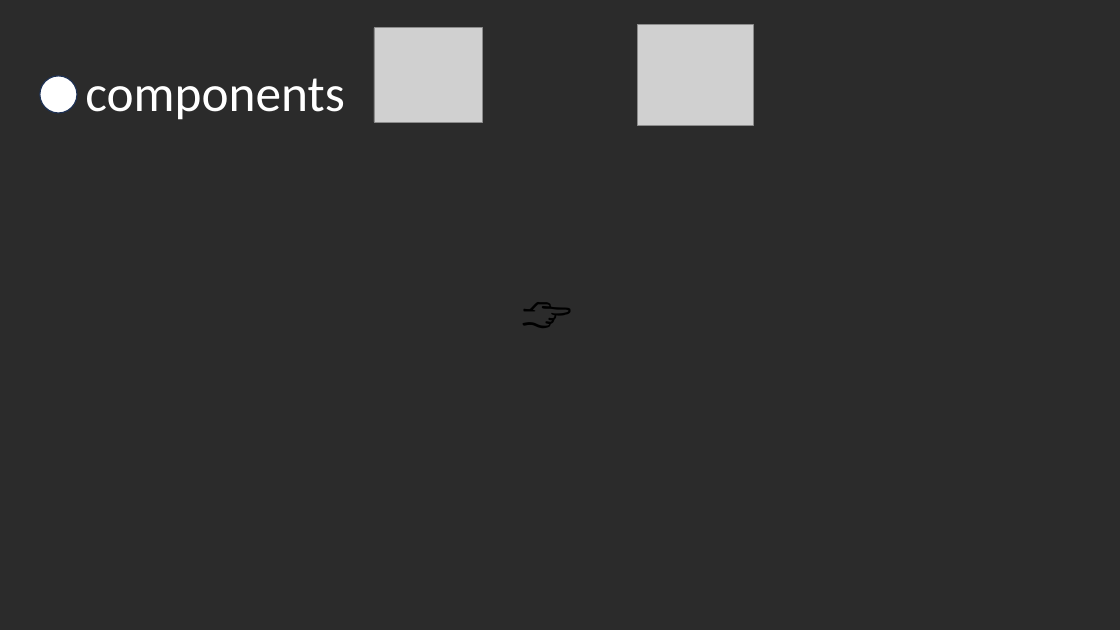
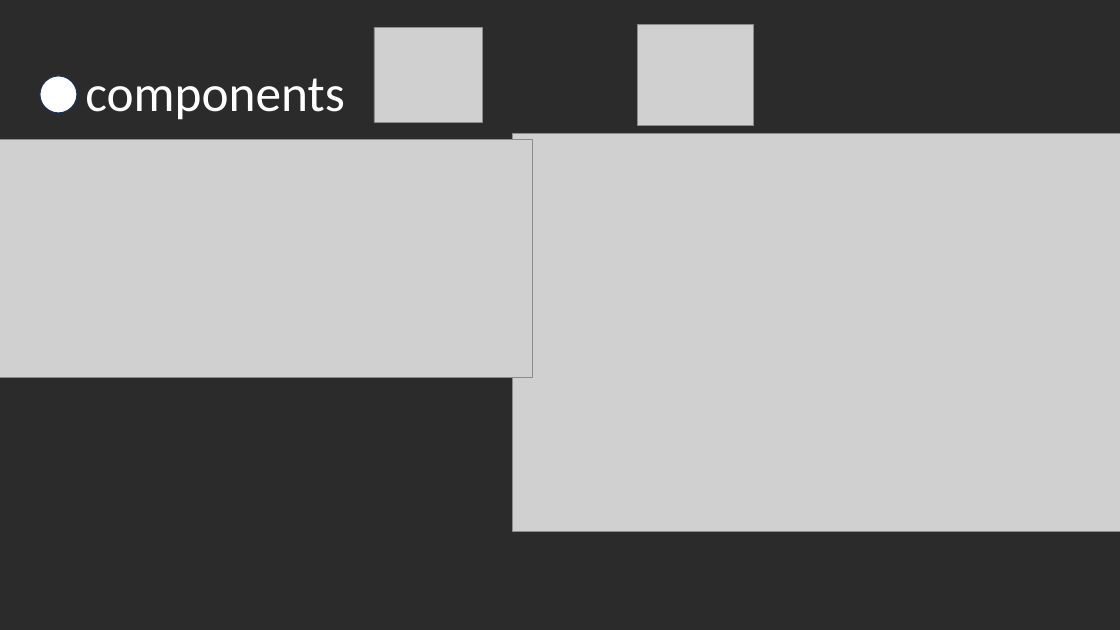
Before and after one commit to 2kenneko/SynClock, a slide deck: slide 10 of assets/Dev/VuetoReact.pptx (slide 8 before the commit). Drawn at 1120x630 pixels with LibreOffice and Linux fonts; fonts in the diff are those of the drawing; grey boxes stand for pictures; background and template pictures are left out; a plain dark background stands for a picture behind light text. Boxes give left, top, right and bottom in pixels: in the first picture for what was removed or moved away, otherwise in the second. Text is boxed around its words. In the diff, an @@ line names an element or a change of style, - is before the commit and + after.

```diff
--- a/assets/Dev/VuetoReact.pptx
+++ b/assets/Dev/VuetoReact.pptx
@@ picture added at (0,139,532,377) @@
@@ picture added at (513,134,1120,531) @@
@@ text "👉": place and size @@
-text "👉" at (513,266,608,365)
+text "👉" at (507,288,543,342)
@@ text "👉" at (507,288,543,342): size 44 to 12 pt @@
```
Also in this commit, not shown: 4 other slides changed, 12 slides added, 3 slides removed, 3 other files.
